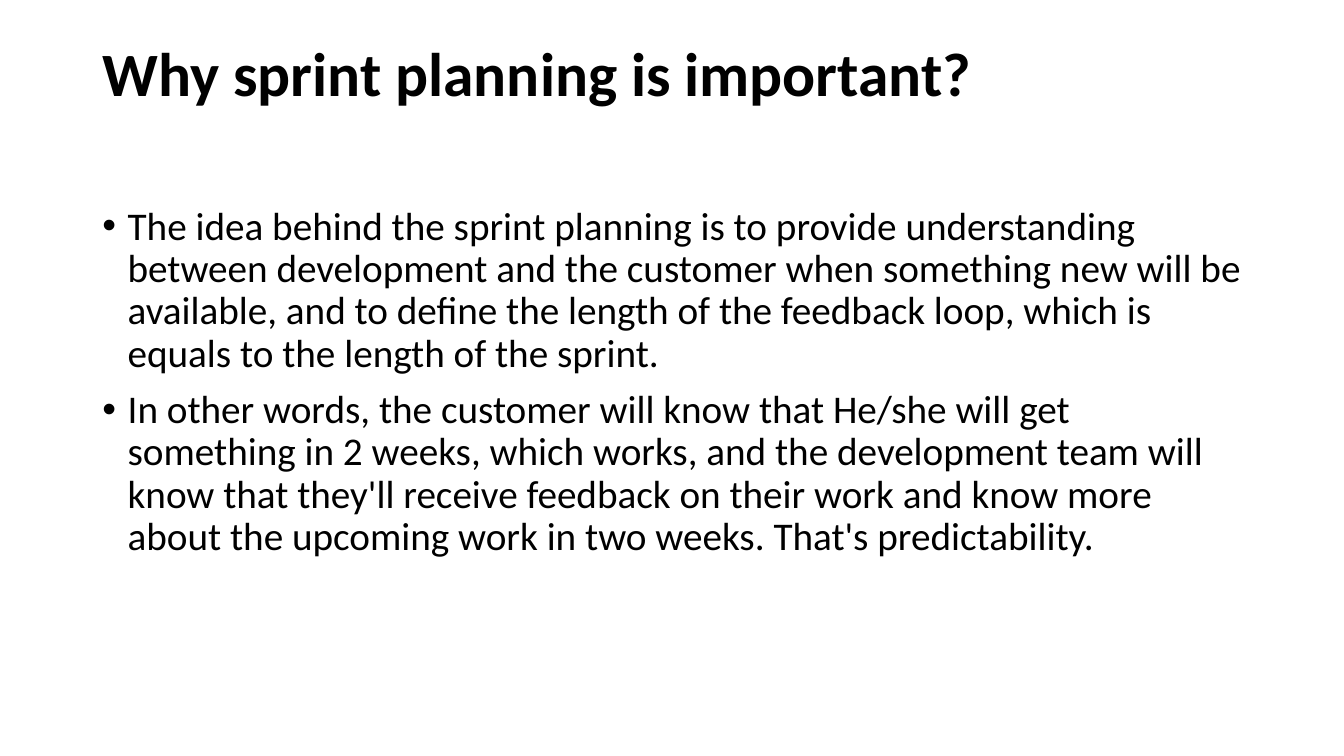
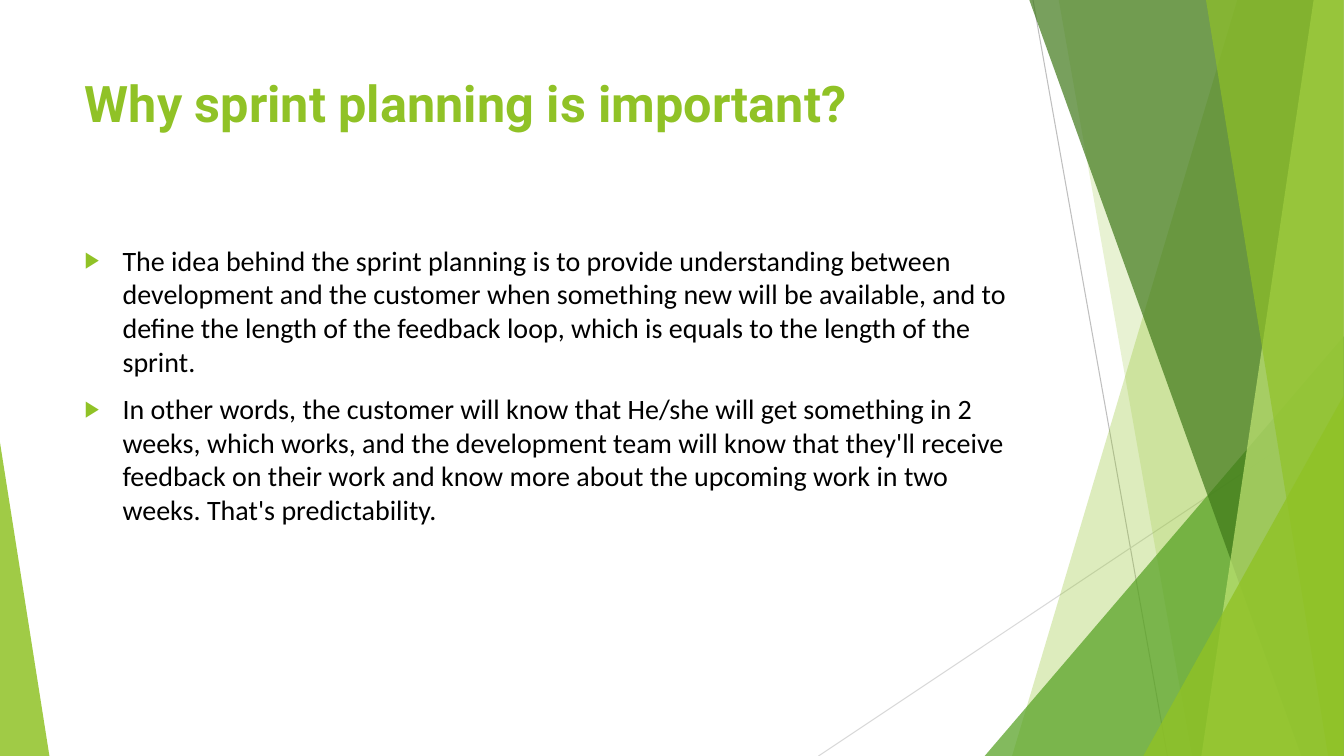
Before and after one commit to karthik07m/coredova-Sample-Ecommerce-app, a slide deck: slide 7 of 4 Types of Scrum Ceremonies.pptx (slide 6 before the commit). Drawn at 1344x756 pixels with LibreOffice and Linux fonts; fonts in the diff are those of the drawing. Boxes give left, top, right and bottom in pixels: in the first picture for what was removed or moved away, otherwise in the second. Text is boxed around its words. In the diff, an @@ line names an element or a change of style, - is before the commit and + after.

```diff
--- a/4 Types of Scrum Ceremonies.pptx
+++ b/4 Types of Scrum Ceremonies.pptx
@@ title "Why sprint planning is important?": place and size @@
-title "Why sprint planning is important?" at (102,52,972,107)
+title "Why sprint planning is important?" at (85,84,846,133)
@@ title "Why sprint planning is important?" at (85,84,846,133): size 44 to 36 pt, font Calibri to Roboto, text colour #000000 to #90C226; line spacing 0.9 to 1; vertical alignment middle to top @@
@@ text "The idea behind the sprint ...": place and size @@
-text "The idea behind the sprint ..." at (128,212,1240,557)
+text "The idea behind the sprint ..." at (123,251,1006,525)
@@ text "The idea behind the sprint ..." at (123,251,1006,525): size 28 to 20 pt; bullet • to ▶; line spacing 0.9 to 1 @@
@@ group added at (0,0,1344,756): 5 freeform shapes, 3 triangles, 2 lines @@
```
Also in this commit, not shown: 4 other slides changed, 8 slides added, 1 slide removed.
